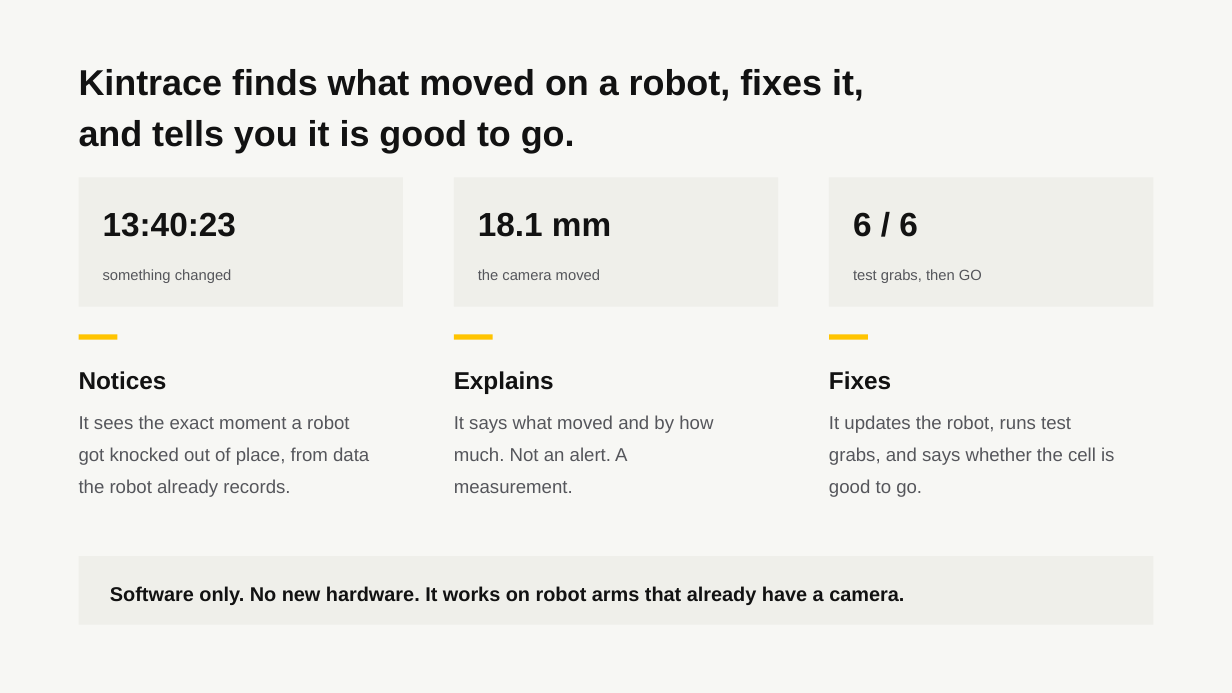
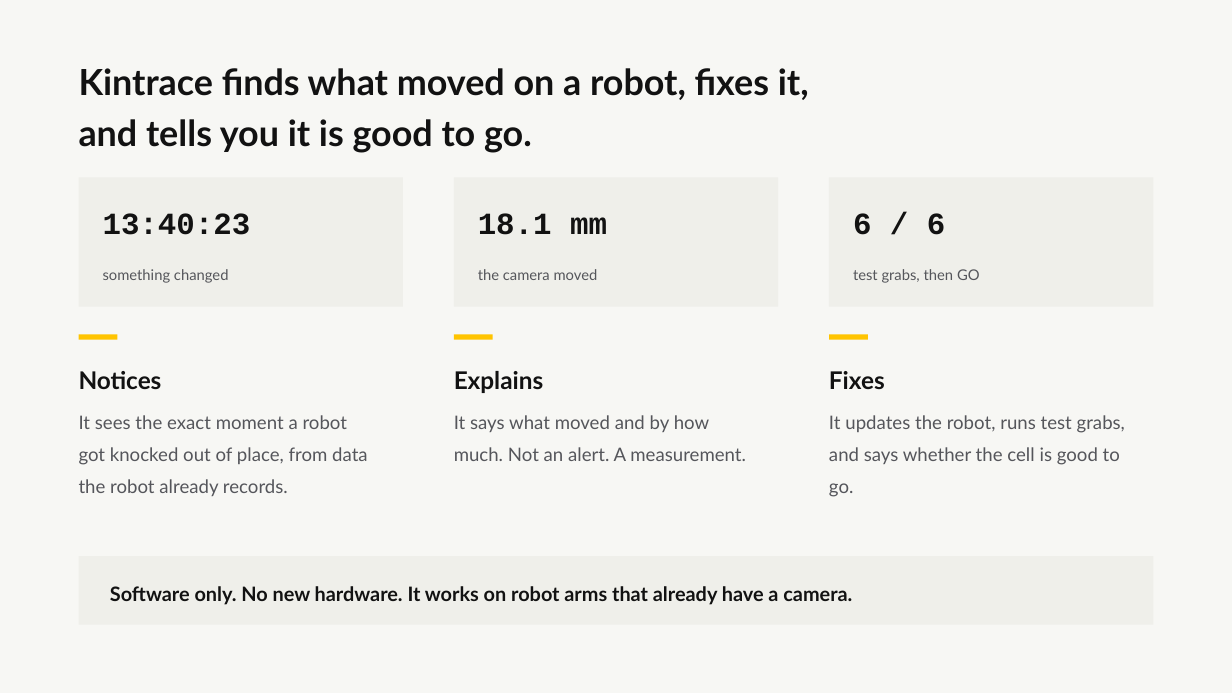
Before and after one commit to RithikSatarla/respitelabs, a slide deck: slide 2 of pitch/Kintrace-deck.pptx. Drawn at 1232x693 pixels with LibreOffice and Linux fonts; fonts in the diff are those of the drawing. Boxes give left, top, right and bottom in pixels: in the first picture for what was removed or moved away, otherwise in the second. Text is boxed around its words. In the diff, an @@ line names an element or a change of style, - is before the commit and + after.

```diff
--- a/pitch/Kintrace-deck.pptx
+++ b/pitch/Kintrace-deck.pptx
@@ size 26 to 24 pt, font Arial to Courier New in 3 elements at <box>103,213,251,235</box>, <box>478,213,607,235</box>, <box>853,213,945,235</box> @@
@@ font Arial to Lato in 11 elements at <box>79,68,809,153</box>, <box>103,269,229,283</box>, <box>79,371,162,389</box>, <box>79,415,368,496</box>, <box>478,269,598,280</box>, <box>454,371,543,393</box>, <box>454,415,746,461</box>, <box>853,269,980,283</box>, <box>829,371,885,389</box>, <box>829,415,1125,497</box>, <box>110,586,852,605</box> @@
```
Also in this commit, not shown: 13 other slides changed, 44 other files.
